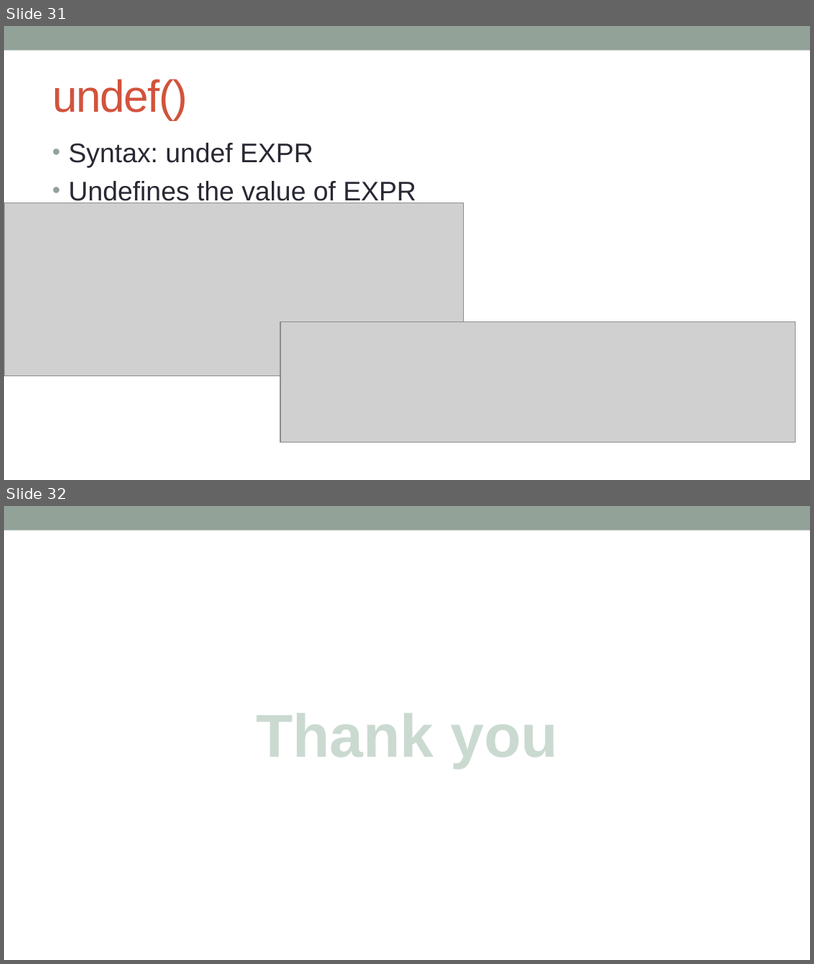
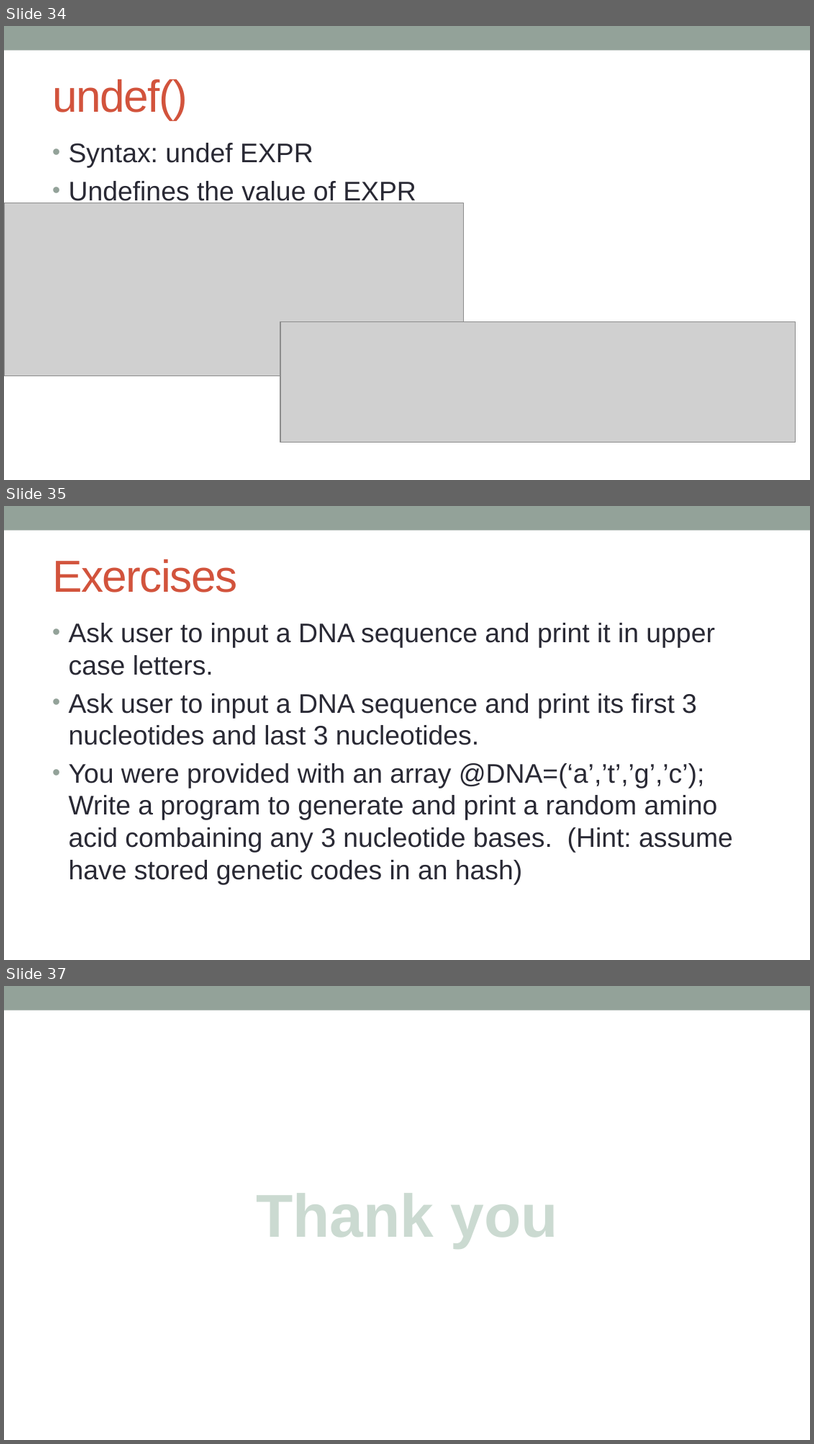
Before and after one commit to kanhu-pcr-code/bioinfo-PERL-course, a slide deck: PPTs/Operations_on_variables.pptx. Shown one above the other, each under a label of ours: slides 31 and 32 before the commit, slides 34, 35 and 37 after it; the slides between them are not shown. The pictures are 814x964 and 814x1444 pixels, drawn with LibreOffice and Linux fonts; fonts in the diff are those of the drawing; grey boxes stand for pictures. Boxes give left, top, right and bottom in pixels: in the first picture for what was removed or moved away, otherwise in the second. Text is boxed around its words. In the diff, an @@ line names an element or a change of style, - is before the commit and + after.

```diff
--- a/PPTs/Operations_on_variables.pptx
+++ b/PPTs/Operations_on_variables.pptx
@@ slide 35 added at (4,506,810,960), background #FFFFFF; not listed: 1 template element that a slide beside it also shows @@
@@ title added at (52,559,237,592), 40 pt, text #D2533C @@
+Exercises
@@ text added at (69,623,733,885), 24 pt, text #292934 @@
+• Ask user to input a DNA sequence and print it in upper case letters.
+• Ask user to input a DNA sequence and print its first 3 nucleotides and last 3 nucleotides.
+• You were provided with an array @DNA=(‘a’,’t’,’g’,’c’); Write a program to generate and print a random amino acid combaining any 3 nucleotide bases. (Hint: assume have stored genetic codes in an hash)
@@ what was slide 31 is now slide 34 @@
@@ what was slide 32 is now slide 37 @@
```
Also in this commit, not shown: 7 slides changed, 4 other slides added, 22 other files.
